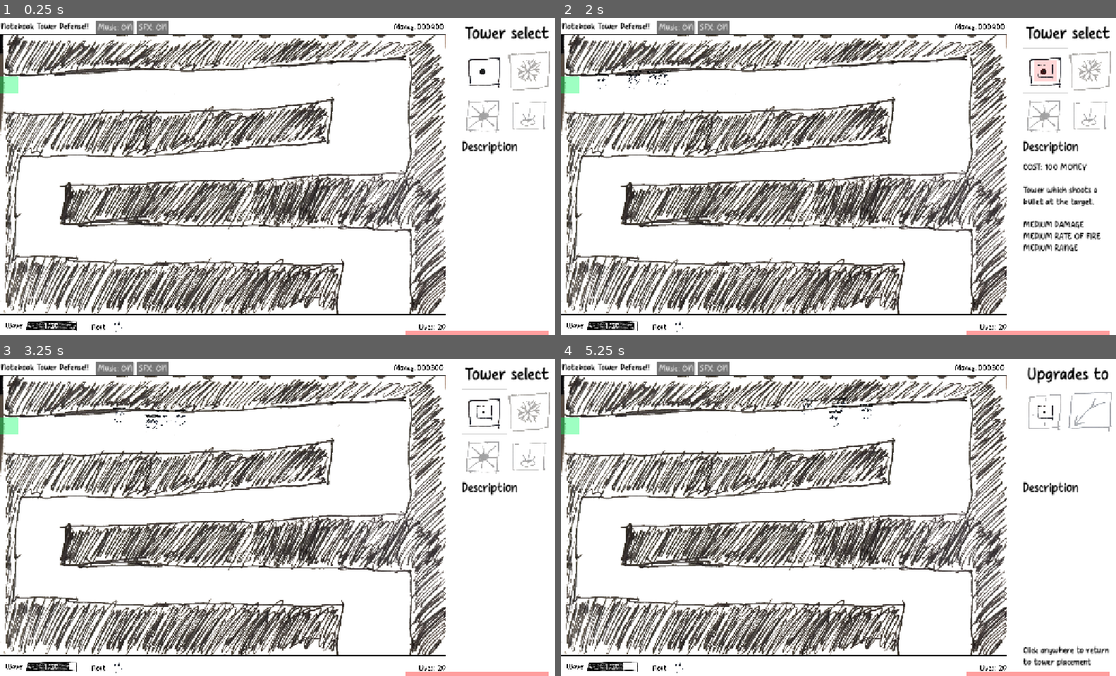
Above: before the commit, frames 1-4 (two rows, left to right).
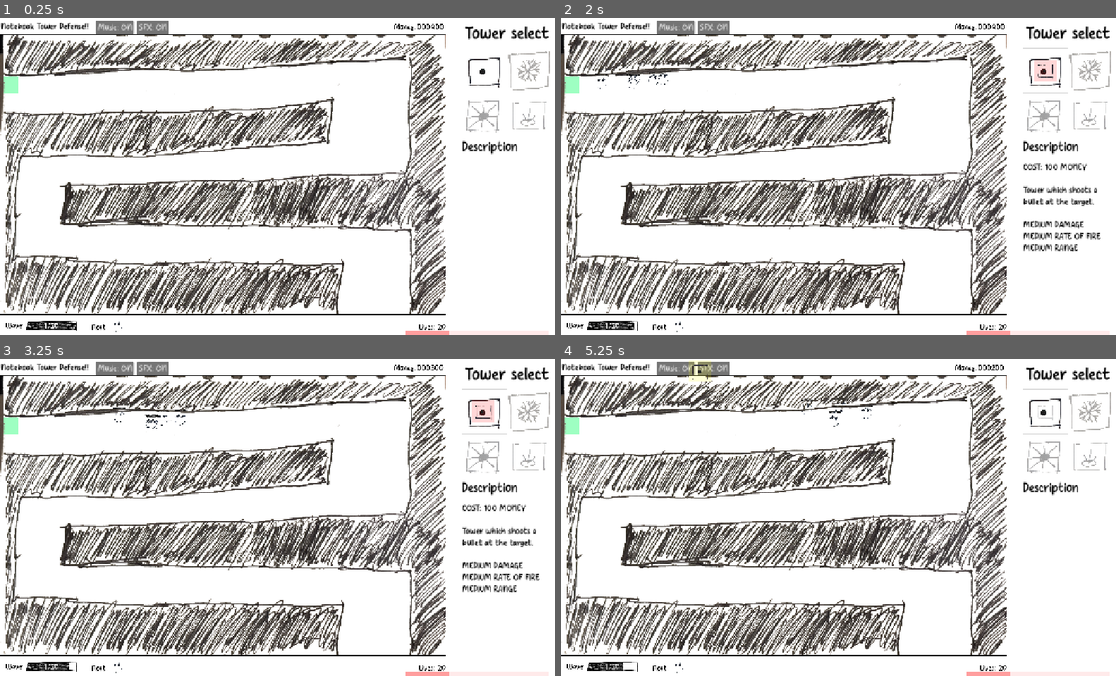
Above: after the commit, the same moments.

Repository: OzuYatamutsu/notebook-tower-defense
Game: Godot game, scene res://levels/level_cools.tscn
The game is run twice, just before and just after one commit, with the same random seed, the same clock (stepped at 60 frames per second) and the same inputs. This scene is started directly instead of the project's main scene.
Inputs (mouse positions are in pixels of both pictures, inside the frame that each line leads up to):
- Up to frame 1 (0.25 s): no input
- Up to frame 2 (2 s): click "SFX: ON" at 0.5 s; click (1043, 71) at 1.25 s
- Up to frame 3 (3.25 s): click "SFX: ON" at 2 s; click (482, 412) at 2.75 s
- Up to frame 4 (5.25 s): click "SFX: ON" at 3.5 s; click (1043, 412) at 4.27 s; click "Music: ON" at 5 s

The runs differ from the first frame. In frame 1, 0.3% of the frame differs, in the area x 0-99%, y 18-100%; in frame 2, 0.3%; in frame 3, 1.6%; in frame 4, 2.1%, in the area x 0-100%, y 0-100%.

Commit message:
Fix UI layer

Diff:
--- a/components/ui.tscn
+++ b/components/ui.tscn
@@ -11,7 +11,7 @@
 [ext_resource type="PackedScene" uid="uid://5w0kriffqk6q" path="res://components/TowerPlacementShadow.tscn" id="10_451mt"]
 
 [node name="UI" type="CanvasLayer"]
-layer = -1
+layer = 2
 script = ExtResource("1_0eatc")
 
 [node name="TopBar" type="Control" parent="."]
